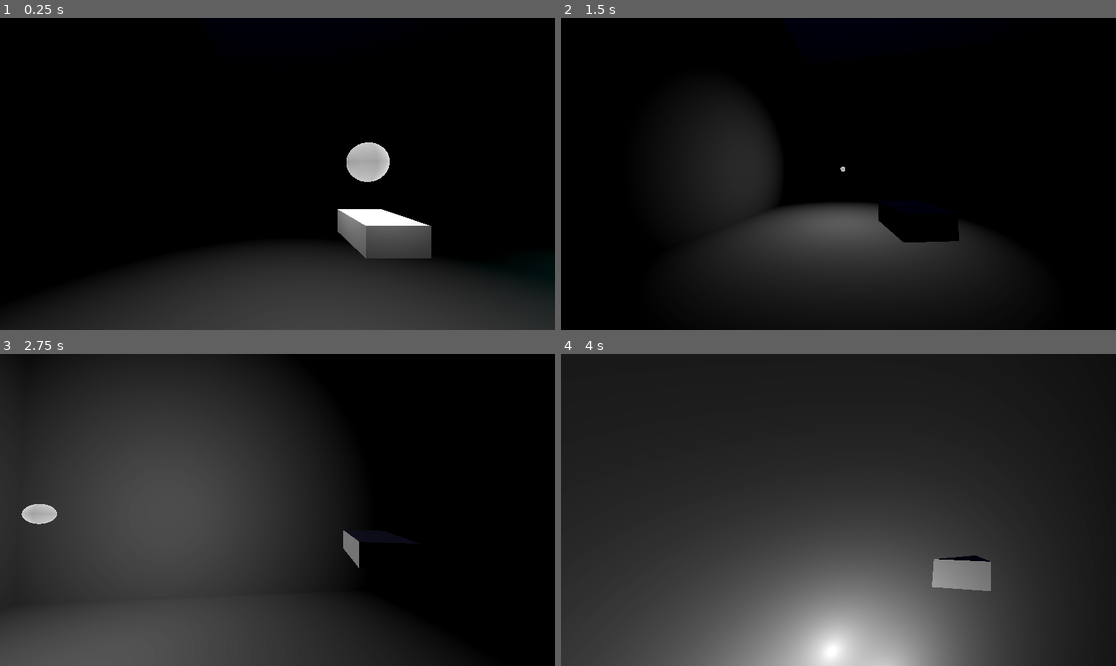
Above: before the commit, frames 1-4 (two rows, left to right).
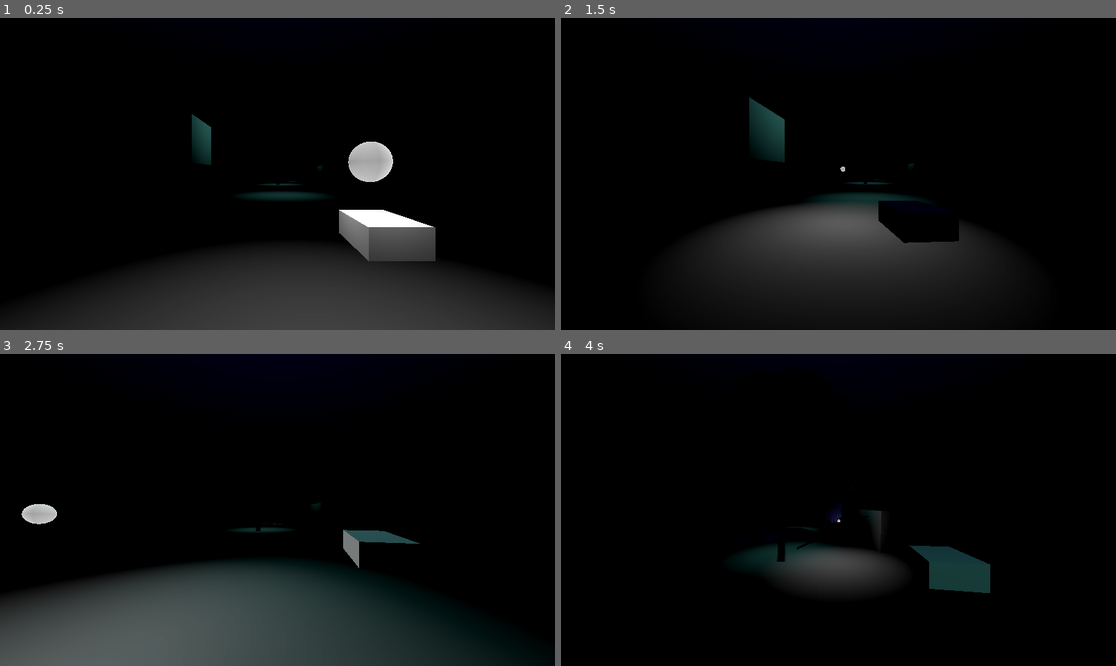
Above: after the commit, the same moments.

Repository: TRI-ADIC/valley-source-code
Game: Godot game, scene res://Scenes/Levels/Environment.tscn
The game is run twice, just before and just after one commit, with the same random seed, the same clock (stepped at 60 frames per second) and the same inputs.
Inputs (mouse positions are in pixels of both pictures, inside the frame that each line leads up to):
- Up to frame 1 (0.25 s): no input
- Up to frame 2 (1.5 s): move the mouse to (866, 174) at 0.52 s; hold W (forward) from 0.53 s (still down); right-click (866, 174) at 0.6 s; tap Space (jump) at 0.77 s; move the mouse to (810, 174) at 1.27 s; click (810, 174) at 1.35 s
- Up to frame 3 (2.75 s): keep holding W (forward); tap Space (jump) at 1.52 s; move the mouse to (288, 503) at 2.02 s; hold Shift (sprint) from 2.03 s (still down)
- Up to frame 4 (4 s): keep holding W (forward); move the mouse to (832, 516) at 2.77 s; release Shift (sprint) at 2.78 s; right-click (832, 516) at 2.85 s; tap Space (jump) at 3.02, 3.77 s; move the mouse to (877, 513) at 3.52 s; press the mouse at (877, 513) at 3.53 s

The runs differ from the first frame. In frame 1, 1.2% of the frame differs, in the area x 34-79%, y 30-78%; in frame 2, 5.4%; in frame 3, 41%; in frame 4, 91%, in the area x 0-98%, y 0-100%.

Commit message:
build: center the player in the world and move prototype level around the player

Diff:
--- a/Scenes/Levels/Environment.tscn
+++ b/Scenes/Levels/Environment.tscn
@@ -43,133 +43,135 @@
 shadow_enabled = true
 
 [node name="AnthroCat" parent="." unique_id=1476496864 instance=ExtResource("1_kvrmh")]
-transform = Transform3D(1, 0, 0, 0, 1, 0, 0, 0, 1, -26.17837, 6.2787914, 0)
 
 [node name="Level" type="Node3D" parent="." unique_id=912317432]
+transform = Transform3D(-4.371139e-08, 0, -1, 0, 1, 0, 1, 0, -4.371139e-08, 0, -5.6540813, -21.920012)
 
-[node name="CSGBox3D" type="CSGBox3D" parent="Level" unique_id=760749472]
+[node name="Boxes" type="Node3D" parent="Level" unique_id=455845986]
+
+[node name="CSGBox3D" type="CSGBox3D" parent="Level/Boxes" unique_id=760749472]
 transform = Transform3D(44.29713, 0, 0, 0, 0.05715871, 0, 0, 0, 40.037014, 0, 0, 0)
 use_collision = true
 size = Vector3(1.5957031, 159.85324, 1)
 material = SubResource("ORMMaterial3D_752sw")
 
-[node name="CSGCylinder3D" type="CSGCylinder3D" parent="Level/CSGBox3D" unique_id=2128930386]
+[node name="CSGCylinder3D" type="CSGCylinder3D" parent="Level/Boxes/CSGBox3D" unique_id=2128930386]
 transform = Transform3D(0.022574825, 0, 0, 0, 17.495144, 0, 0, 0, 0.024976885, -0.41858473, 75.801796, 0.05044825)
 operation = 2
 use_collision = true
 radius = 5.3549805
 height = 1.7217407
 
-[node name="CSGBox3D7" type="CSGBox3D" parent="Level/CSGBox3D" unique_id=1639416313]
+[node name="CSGBox3D7" type="CSGBox3D" parent="Level/Boxes/CSGBox3D" unique_id=1639416313]
 transform = Transform3D(1, 0, 0, 0, 0.99999994, 0, 0, 0, 0.99999994, -0.2094371, 84.64887, -0.19830784)
 use_collision = true
 size = Vector3(0.08499527, 90.69153, 0.06706238)
 material = SubResource("ORMMaterial3D_752sw")
 
-[node name="CSGBox3D8" type="CSGBox3D" parent="Level/CSGBox3D/CSGBox3D7" unique_id=1588600182]
+[node name="CSGBox3D8" type="CSGBox3D" parent="Level/Boxes/CSGBox3D/CSGBox3D7" unique_id=1588600182]
 transform = Transform3D(1, 0, 0, 0, 0.82059085, -400.32016, 0, 0.00081592257, 0.8205909, -0.019356728, -7.187042, -0.08042824)
 use_collision = true
 size = Vector3(0.046281815, 76.317444, 0.04524994)
 material = SubResource("ORMMaterial3D_752sw")
 
-[node name="CSGBox3D5" type="CSGBox3D" parent="Level/CSGBox3D" unique_id=594655392]
+[node name="CSGBox3D5" type="CSGBox3D" parent="Level/Boxes/CSGBox3D" unique_id=594655392]
 transform = Transform3D(1, 0, 0, 0, 0.99999994, 0, 0, 0, 0.99999994, 0.17893678, 90.304695, 0.15674679)
 use_collision = true
 size = Vector3(0.02155304, 102.00318, 0.019866943)
 material = SubResource("ORMMaterial3D_752sw")
 
-[node name="CSGBox3D6" type="CSGBox3D" parent="Level/CSGBox3D/CSGBox3D5" unique_id=56130342]
+[node name="CSGBox3D6" type="CSGBox3D" parent="Level/Boxes/CSGBox3D/CSGBox3D5" unique_id=56130342]
 transform = Transform3D(1, 0, 0, 0, 0.99999994, 0, 0, 0, 0.99999994, 0.00121212, 55.463844, 0.001750946)
 use_collision = true
 size = Vector3(0.07960701, 51.67743, 0.062095642)
 material = SubResource("ORMMaterial3D_752sw")
 
-[node name="CSGBox3D2" type="CSGBox3D" parent="Level" unique_id=954393359]
+[node name="CSGBox3D2" type="CSGBox3D" parent="Level/Boxes" unique_id=954393359]
 transform = Transform3D(44.29713, 0, 0, 0, 0.05715871, 0, 0, 0, 40.037014, 32.840275, 9.105032, 0)
 use_collision = true
 size = Vector3(0.11273193, 159.85324, 1)
 material = SubResource("ORMMaterial3D_752sw")
 
-[node name="CSGBox3D4" type="CSGBox3D" parent="Level" unique_id=1594105719]
+[node name="CSGBox3D4" type="CSGBox3D" parent="Level/Boxes" unique_id=1594105719]
 transform = Transform3D(44.29713, 0, 0, 0, 0.05715871, 0, 0, 0, 40.037014, -2.3287182, 9.105032, 16.225939)
 use_collision = true
 size = Vector3(1.4705124, 159.85324, 0.18945313)
 material = SubResource("ORMMaterial3D_752sw")
 
-[node name="CSGBox3D5" type="CSGBox3D" parent="Level" unique_id=1400244587]
+[node name="CSGBox3D5" type="CSGBox3D" parent="Level/Boxes" unique_id=1400244587]
 transform = Transform3D(44.29713, 0, 0, 0, 0.05715871, 0, 0, 0, 40.037014, -32.348293, 9.105032, 9.274933)
 use_collision = true
 size = Vector3(0.11513901, 159.85324, 0.26202393)
 material = SubResource("ORMMaterial3D_752sw")
 
-[node name="CSGBox3D6" type="CSGBox3D" parent="Level" unique_id=376731701]
+[node name="CSGBox3D6" type="CSGBox3D" parent="Level/Boxes" unique_id=376731701]
 transform = Transform3D(44.29713, 0, 0, 0, 0.05715871, 0, 0, 0, 40.037014, -32.348293, 9.105032, -10.742047)
 use_collision = true
 size = Vector3(0.11513901, 159.85324, 0.2735138)
 material = SubResource("ORMMaterial3D_752sw")
 
-[node name="CSGBox3D3" type="CSGBox3D" parent="Level" unique_id=1157856210]
+[node name="CSGBox3D3" type="CSGBox3D" parent="Level/Boxes" unique_id=1157856210]
 transform = Transform3D(44.29713, 0, 0, 0, 0.05715871, 0, 0, 0, 40.037014, -2.43037, 9.105032, -18.03425)
 use_collision = true
 size = Vector3(1.4753375, 159.85324, 0.099121094)
 material = SubResource("ORMMaterial3D_752sw")
 
-[node name="Lights" type="Node3D" parent="." unique_id=1478406504]
+[node name="Lights" type="Node3D" parent="Level" unique_id=1478406504]
 
-[node name="OmniLight3D" type="OmniLight3D" parent="Lights" unique_id=1751271408]
+[node name="OmniLight3D" type="OmniLight3D" parent="Level/Lights" unique_id=1751271408]
 transform = Transform3D(1, 0, 0, 0, 1, 0, 0, 0, 1, 6.5827293, 11.65069, -0.4790535)
 light_color = Color(0.389113, 0.7076233, 0.67991775, 1)
 light_energy = 3.534
 omni_range = 8.413098
 
-[node name="OmniLight3D2" type="OmniLight3D" parent="Lights" unique_id=1312675306]
+[node name="OmniLight3D2" type="OmniLight3D" parent="Level/Lights" unique_id=1312675306]
 transform = Transform3D(1, 0, 0, 0, 1, 0, 0, 0, 1, -8.994918, 11.65069, -0.4790535)
 light_color = Color(0.389113, 0.7076233, 0.67991775, 1)
 light_energy = 3.534
 omni_range = 8.413098
 
-[node name="OmniLight3D3" type="OmniLight3D" parent="Lights" unique_id=1172005170]
+[node name="OmniLight3D3" type="OmniLight3D" parent="Level/Lights" unique_id=1172005170]
 transform = Transform3D(1, 0, 0, 0, 1, 0, 0, 0, 1, -20.078815, 11.65069, -0.4790535)
 light_color = Color(0.389113, 0.7076233, 0.67991775, 1)
 light_energy = 3.534
 omni_range = 8.413098
 
-[node name="Trees" type="Node3D" parent="." unique_id=699898579]
+[node name="Trees" type="Node3D" parent="Level" unique_id=699898579]
 
-[node name="Tree1" parent="Trees" unique_id=1812891972 instance=ExtResource("2_3f2ts")]
+[node name="Tree1" parent="Level/Trees" unique_id=1812891972 instance=ExtResource("2_3f2ts")]
 transform = Transform3D(1, 0, 0, 0, 1, 0, 0, 0, 1, 0, 4.4127445, -7.7007265)
 
-[node name="Tree2" parent="Trees" unique_id=1844227335 instance=ExtResource("3_llmnm")]
+[node name="Tree2" parent="Level/Trees" unique_id=1844227335 instance=ExtResource("3_llmnm")]
 transform = Transform3D(1, 0, 0, 0, 1, 0, 0, 0, 1, 0, 4.6730623, 2.4489176)
 
-[node name="Tree3" parent="Trees" unique_id=1635951881 instance=ExtResource("4_06fyf")]
+[node name="Tree3" parent="Level/Trees" unique_id=1635951881 instance=ExtResource("4_06fyf")]
 transform = Transform3D(1.887855, 0, 0, 0, 2.0266526, 0, 0, 0, 1, -7.20349, 4.386731, 0)
 
-[node name="Rocks" type="Node3D" parent="." unique_id=1716793060]
+[node name="Rocks" type="Node3D" parent="Level" unique_id=1716793060]
 
-[node name="Rock1" parent="Rocks" unique_id=1117292729 instance=ExtResource("5_yhwne")]
+[node name="Rock1" parent="Level/Rocks" unique_id=1117292729 instance=ExtResource("5_yhwne")]
 transform = Transform3D(1.887855, 0, 0, 0, 2.0266526, 0, 0, 0, 1, -19.851416, 3.5302382, -0.1590476)
 
-[node name="Rock2" parent="Rocks" unique_id=2073659234 instance=ExtResource("6_d7riv")]
+[node name="Rock2" parent="Level/Rocks" unique_id=2073659234 instance=ExtResource("6_d7riv")]
 transform = Transform3D(1.887855, 0, 0, 0, 2.0266526, 0, 0, 0, 1, -17.835644, 3.772212, 0.025990248)
 
-[node name="Rock3" parent="Rocks" unique_id=1700837044 instance=ExtResource("7_s5645")]
+[node name="Rock3" parent="Level/Rocks" unique_id=1700837044 instance=ExtResource("7_s5645")]
 transform = Transform3D(1.887855, 0, 0, 0, 2.0266526, 0, 0, 0, 1, -17.27164, 3.6839614, 3.5521908)
 
-[node name="Logs" type="Node3D" parent="." unique_id=224432411]
+[node name="Logs" type="Node3D" parent="Level" unique_id=224432411]
 
-[node name="Rock3" parent="Logs" unique_id=1808273357 instance=ExtResource("8_qockf")]
+[node name="Rock3" parent="Level/Logs" unique_id=1808273357 instance=ExtResource("8_qockf")]
 transform = Transform3D(0.25733712, -0.10768369, 0.991116, 0.8431899, 1.8578987, 1.4901161e-08, -1.9176729, 0.8024572, 0.13300024, -9.769354, 5.4858894, -3.8718586)
 
-[node name="Structures" type="Node3D" parent="." unique_id=294135214]
+[node name="Structures" type="Node3D" parent="Level" unique_id=294135214]
 
-[node name="Cauldron" parent="Structures" unique_id=1241995679 instance=ExtResource("9_3f2ts")]
+[node name="Cauldron" parent="Level/Structures" unique_id=1241995679 instance=ExtResource("9_3f2ts")]
 transform = Transform3D(3, 0, 0, 0, 3, 0, 0, 0, 3, -20.155575, 4.1481376, -9.326397)
 
-[node name="Cauldron2" parent="Structures" unique_id=755554697 instance=ExtResource("9_3f2ts")]
+[node name="Cauldron2" parent="Level/Structures" unique_id=755554697 instance=ExtResource("9_3f2ts")]
 transform = Transform3D(3, 0, 0, 0, 3, 0, 0, 0, 3, -20.155575, 4.1481376, 10.243956)
 
-[node name="Door" parent="Structures" unique_id=25651117 node_paths=PackedStringArray("open_with_flames") instance=ExtResource("10_llmnm")]
+[node name="Door" parent="Level/Structures" unique_id=25651117 node_paths=PackedStringArray("open_with_flames") instance=ExtResource("10_llmnm")]
 transform = Transform3D(1, 0, 0, 0, 9.224372, 0, 0, 0, 11.429182, -31.881563, 7.4031115, -0.48434716)
 open_with_flames = {
 NodePath("../Cauldron"): true,
